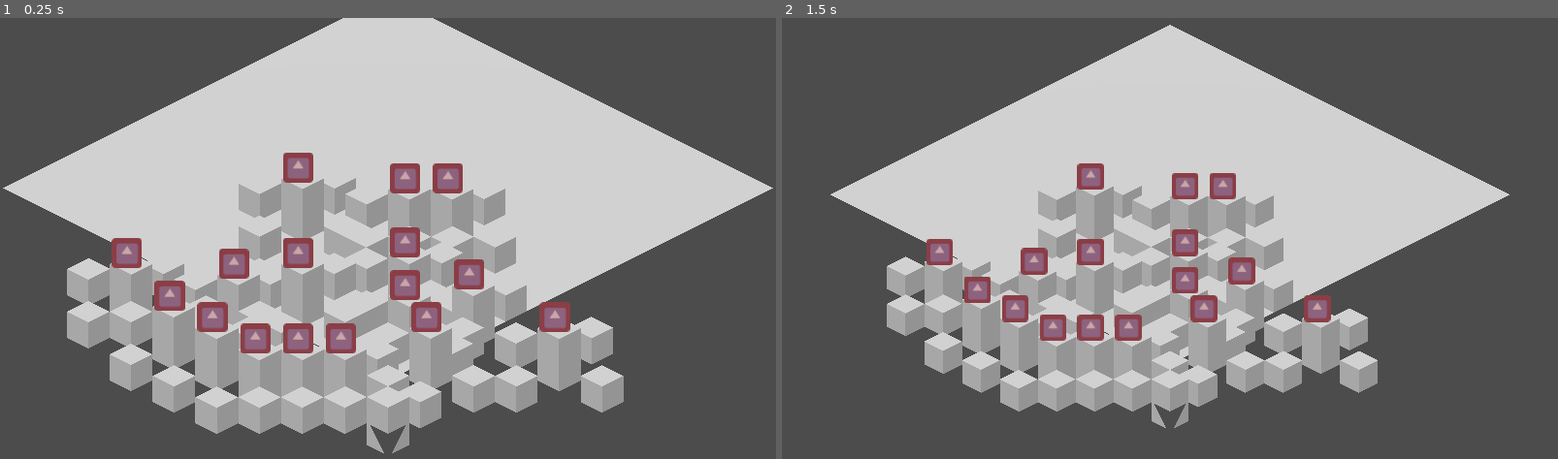
Above: before the commit, frames 1-2 (left to right).
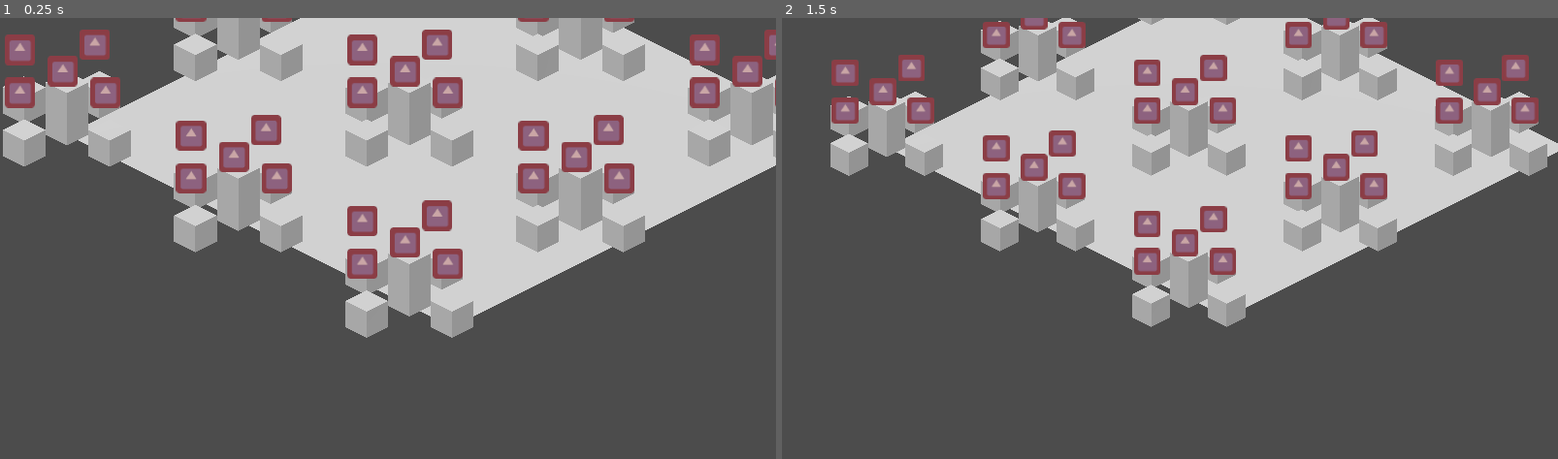
Above: after the commit, the same moments.

Repository: lsroa/growth-jam
Game: Godot game, scene res://Scenes/Main.tscn
The game is run twice, just before and just after one commit, with the same random seed, the same clock (stepped at 60 frames per second) and the same inputs. The engine's default icon, where the game draws it, is replaced by a stand-in: a white triangle on a blue panel in a dark square.
Inputs (mouse positions are in pixels of both pictures, inside the frame that each line leads up to):
- Up to frame 1 (0.25 s): no input
- Up to frame 2 (1.5 s): tap Enter at 0.5 s; move the mouse to (1340, 220) at 0.52 s; tap Mouse wheel up (zoom_in) at 0.6 s; click (1340, 220) at 0.67 s; tap Space at 1.25 s; move the mouse to (1014, 269) at 1.27 s; tap Mouse wheel down (zoom_out) at 1.35 s; click (1014, 269) at 1.42 s

The runs differ from the first frame. In frame 1, 51% of the frame differs, in the area x 0-100%, y 0-99%; in frame 2, 43%.

Commit message:
feat: added event in adjacent buildings with its id

Diff:
--- a/Scenes/AdjacentBuilding.tscn
+++ b/Scenes/AdjacentBuilding.tscn
@@ -39,7 +39,6 @@
 
 [node name="GUI" type="Spatial" parent="."]
 transform = Transform( 1, 0, 0, 0, 1, 0, 0, 0, 1, 0, 2.5, 0.2 )
-visible = false
 __meta__ = {
 "_edit_group_": true
 }
@@ -53,3 +52,5 @@
 
 [node name="CollisionShape" type="CollisionShape" parent="GUI/Area"]
 shape = SubResource( 3 )
+
+[connection signal="input_event" from="GUI/Area" to="." method="_on_Area_input_event"]
--- a/Scenes/Main.tscn
+++ b/Scenes/Main.tscn
@@ -11,9 +11,10 @@
 
 [node name="Resource" type="Spatial"]
 script = ExtResource( 2 )
+gap = 8
 
 [node name="Camera" type="Camera" parent="."]
-transform = Transform( 0.707107, -0.353553, 0.612372, 0, 0.866025, 0.5, -0.707107, -0.353553, 0.612372, 10, 6, 10 )
+transform = Transform( 0.707107, -0.353553, 0.612373, 0, 0.866026, 0.5, -0.707107, -0.353553, 0.612373, 20, 6, 5 )
 environment = SubResource( 4 )
 projection = 1
 size = 15.0
@@ -22,7 +23,7 @@
 [node name="Tween" type="Tween" parent="Camera"]
 
 [node name="Floor" type="MeshInstance" parent="."]
-transform = Transform( 9, 0, 0, 0, 9, 0, 0, 0, 9, 0, 0, 0 )
+transform = Transform( 9, 0, 0, 0, 9, 0, 0, 0, 9, 9, 0, -9 )
 mesh = SubResource( 3 )
 
 [node name="DirectionalLight" type="DirectionalLight" parent="."]
--- a/src/Scripts/Main.gd
+++ b/src/Scripts/Main.gd
@@ -1,30 +1,29 @@
 extends Spatial
 var resources = {}
 var input = {}
-export(int) var number_of_instances = 5
+export(int) var number_of_instances_main_building = 9
 export(int) var number_of_instances_adjacent_building = 4
+export(int) var gap = 10
 var resource_types = ["oil", "power", "water", "solar"]
 
-func _on_gui_Click(id,type):
+func _on_gui_Click(id):
 	print("id: " , id)
-	print("type: " , type)
-	input[type].append(id)
+#	input[type].append(id)
 	print(input)
 
-func generate_sequence(type):
-	for i in range(number_of_instances):
-		var resource = preload("res://Scenes/Resource.tscn").instance()
-		var initial_position = Vector3(randi() % 15, 0.0, randi() % 15)
-		resource.init(i,initial_position,type)
-		resource.connect("click",self,"_on_gui_Click")
-		add_child(resource)
-		resources[type].append(i)
-		for building in range(number_of_instances_adjacent_building):
-			var adjacent_position = adjacent_coordinates(initial_position, building)
-			var adjacent_building = preload("res://Scenes/AdjacentBuilding.tscn").instance()
-			adjacent_building.init(i,adjacent_position,type)
-			adjacent_building.connect("click",self,"_on_gui_Click")
-			add_child(adjacent_building)
+func main_building_coordidate(i, j):
+	var resource = preload("res://Scenes/Resource.tscn").instance()
+	var initial_position = Vector3(i * gap, 0, -j * gap)
+	resource.init(str(i,j),initial_position)
+	resource.connect("click",self,"_on_gui_Click")
+	add_child(resource)
+
+	for building in range(number_of_instances_adjacent_building):
+		var adjacent_position = adjacent_coordinates(initial_position, building)
+		var adjacent_building = preload("res://Scenes/AdjacentBuilding.tscn").instance()
+		adjacent_building.init(str(i,j,building), adjacent_position)
+		adjacent_building.connect("click",self,"_on_gui_Click")
+		add_child(adjacent_building)
 
 func adjacent_coordinates(initial_position, building):
 	var initial_adjacent_position = Vector3(0,0,0)
@@ -55,7 +54,6 @@
 	return initial_adjacent_position
 
 func _ready():
-	for type in resource_types:
-		resources[type] = []
-		input[type] = []
-		generate_sequence(type)
+	for i in range(3):
+		for j in range(3):
+			main_building_coordidate(i, j)
--- a/src/Scripts/ResourceUI.gd
+++ b/src/Scripts/ResourceUI.gd
@@ -3,18 +3,17 @@
 signal click(id)
 var gui
 var _id = 0
-var _type = ""
 
 func _on_Area_input_event(_camera, event, _position, _normal, _shape_idx):
 	if (event is InputEventMouseButton and event.pressed and event.button_index == BUTTON_LEFT ):
-		emit_signal("click",_id,_type)
+		print("click")
+		emit_signal("click",_id)
 
 func _ready():
 	var camera = get_parent().get_node("Camera")
 	gui = get_node("GUI/Render")
 	gui.rotation = camera.rotation
 
-func init(id, _initial_position,type):
+func init(id, _initial_position):
 	_id = id
-	_type = type
 	self.translation = _initial_position
